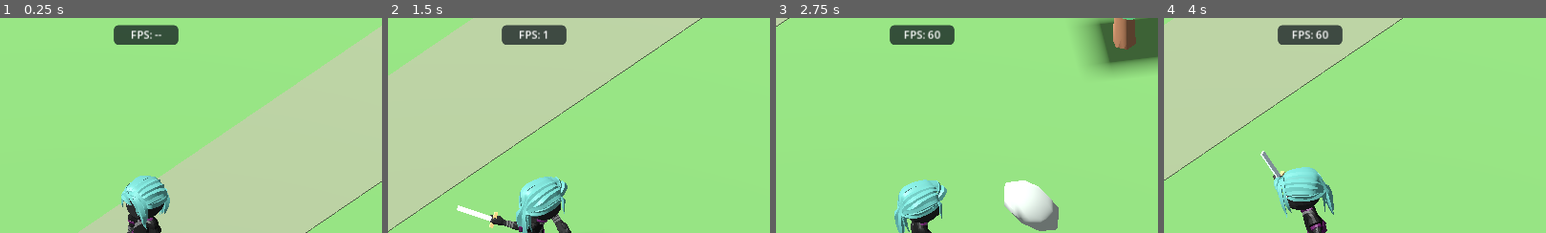
Above: before the commit, frames 1-4 (left to right).
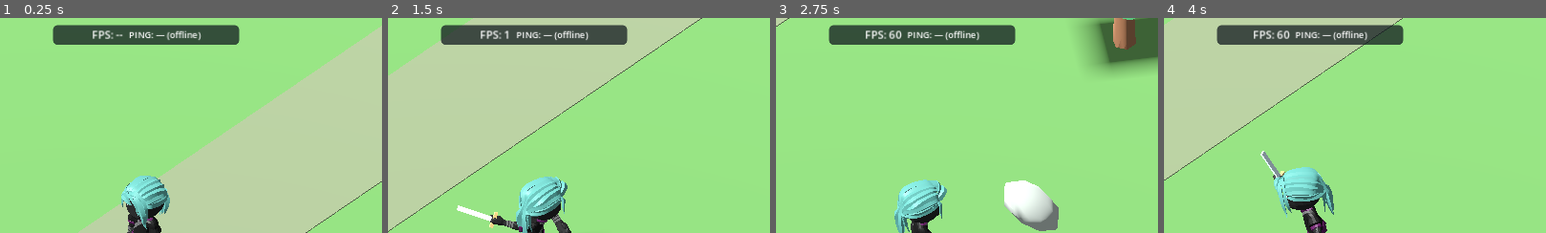
Above: after the commit, the same moments.

Repository: levian47/riskfate-3d-pro
Game: Godot game, scene res://main.tscn
The game is run twice, just before and just after one commit, with the same random seed, the same clock (stepped at 60 frames per second) and the same inputs.
Inputs (mouse positions are % of the whole screen's width and height, from its top left):
- Up to frame 1 (0.25 s): no input
- Up to frame 2 (1.5 s): tap Enter at 0.5 s; move the mouse to (72, 45) at 0.52 s; hold D 0.53-1.25 s; hold Shift 0.53-1.25 s; click (72, 45) at 0.67 s; tap Space at 0.77 s; drag from (30, 55) to (45, 70) at 1.27 s
- Up to frame 3 (2.75 s): move the mouse to (60, 28) at 2.02 s; hold D from 2.03 s (still down); hold Shift from 2.03 s (still down); click (60, 28) at 2.17 s
- Up to frame 4 (4 s): release D at 2.75 s; release Shift at 2.75 s; drag from (45, 70) to (20, 35) at 2.77 s; move the mouse to (80, 65) at 3.52 s; hold A from 3.53 s (still down); hold Shift from 3.53 s (still down); click (80, 65) at 3.67 s; tap Space at 3.77 s
The pictures show only the part of the screen within x 31-81%, y 0-50%; the shares and areas given below are measured in that part.

The runs differ from the first frame. In frame 1, 3.3% of the frame differs, in the area x 13-63%, y 3-13%; in frame 2, 3.3%; in frame 3, 3.4%; in frame 4, 3.4%.

Commit message:
feat: cap FPS at 60 and display honest offline ping status

Diff:
--- a/main.gd
+++ b/main.gd
@@ -518,8 +518,8 @@
 	panel.mouse_filter = Control.MOUSE_FILTER_IGNORE
 	panel.anchor_left = 0.5
 	panel.anchor_right = 0.5
-	panel.offset_left = -54.0
-	panel.offset_right = 54.0
+	panel.offset_left = -156.0
+	panel.offset_right = 156.0
 	panel.offset_top = 12.0
 	panel.offset_bottom = 45.0
 	var background := StyleBoxFlat.new()
@@ -527,6 +527,13 @@
 	background.set_corner_radius_all(8)
 	panel.add_theme_stylebox_override("panel", background)
 	canvas.add_child(panel)
+	var stats := HBoxContainer.new()
+	stats.name = "Stats"
+	stats.mouse_filter = Control.MOUSE_FILTER_IGNORE
+	stats.set_anchors_and_offsets_preset(Control.PRESET_FULL_RECT)
+	stats.alignment = BoxContainer.ALIGNMENT_CENTER
+	stats.add_theme_constant_override("separation", 10)
+	panel.add_child(stats)
 
 	fps_label = Label.new()
 	fps_label.name = "FPSLabel"
@@ -535,7 +542,16 @@
 	fps_label.horizontal_alignment = HORIZONTAL_ALIGNMENT_CENTER
 	fps_label.vertical_alignment = VERTICAL_ALIGNMENT_CENTER
 	fps_label.add_theme_font_size_override("font_size", 18)
-	panel.add_child(fps_label)
+	stats.add_child(fps_label)
+
+	# No network session exists in this prototype. Do not fabricate ping values.
+	var ping_label := Label.new()
+	ping_label.name = "PingLabel"
+	ping_label.mouse_filter = Control.MOUSE_FILTER_IGNORE
+	ping_label.text = "PING: — (offline)"
+	ping_label.vertical_alignment = VERTICAL_ALIGNMENT_CENTER
+	ping_label.add_theme_font_size_override("font_size", 15)
+	stats.add_child(ping_label)
 
 
 func _build_ui() -> void:
--- a/project.godot
+++ b/project.godot
@@ -3,6 +3,7 @@
 [application]
 config/name="Ninja Isometric Demo v7 Mobile FIX"
 run/main_scene="res://main.tscn"
+run/max_fps=60
 config/features=PackedStringArray("4.3", "GL Compatibility")
 
 [rendering]
--- a/tests/gameplay_smoke.gd
+++ b/tests/gameplay_smoke.gd
@@ -11,6 +11,11 @@
 	var game := scene.instantiate()
 	root.add_child(game)
 	await process_frame
+	if not _require(Engine.max_fps == 60, "Engine must read the 60 FPS project limit"):
+		return
+	var ping_label := game.get_node_or_null("HUD/FPSCounter/Stats/PingLabel") as Label
+	if not _require(ping_label != null and ping_label.text == "PING: — (offline)", "Ping must show offline while no game server exists"):
+		return
 	var fps_label := game.get("fps_label") as Label
 	if not _require(fps_label != null and fps_label.text == "FPS: --", "FPS counter should initialize in HUD"):
 		return
@@ -186,7 +191,7 @@
 	var collision := environment.get_node("CollisionShape3D") as CollisionShape3D
 	if not _require(collision != null and (collision.shape as BoxShape3D).size.x >= 200.0, "Expanded terrain missing"):
 		return
-	print("Gameplay smoke test passed: widened sword swing, movement, dash, world, training hits, HP and respawn.")
+	print("Gameplay smoke test passed: FPS cap 60, offline ping, widened sword swing, movement, dash, world, training hits, HP and respawn.")
 	quit(0)
 
 
Not shown, changed: ROADMAP.md
